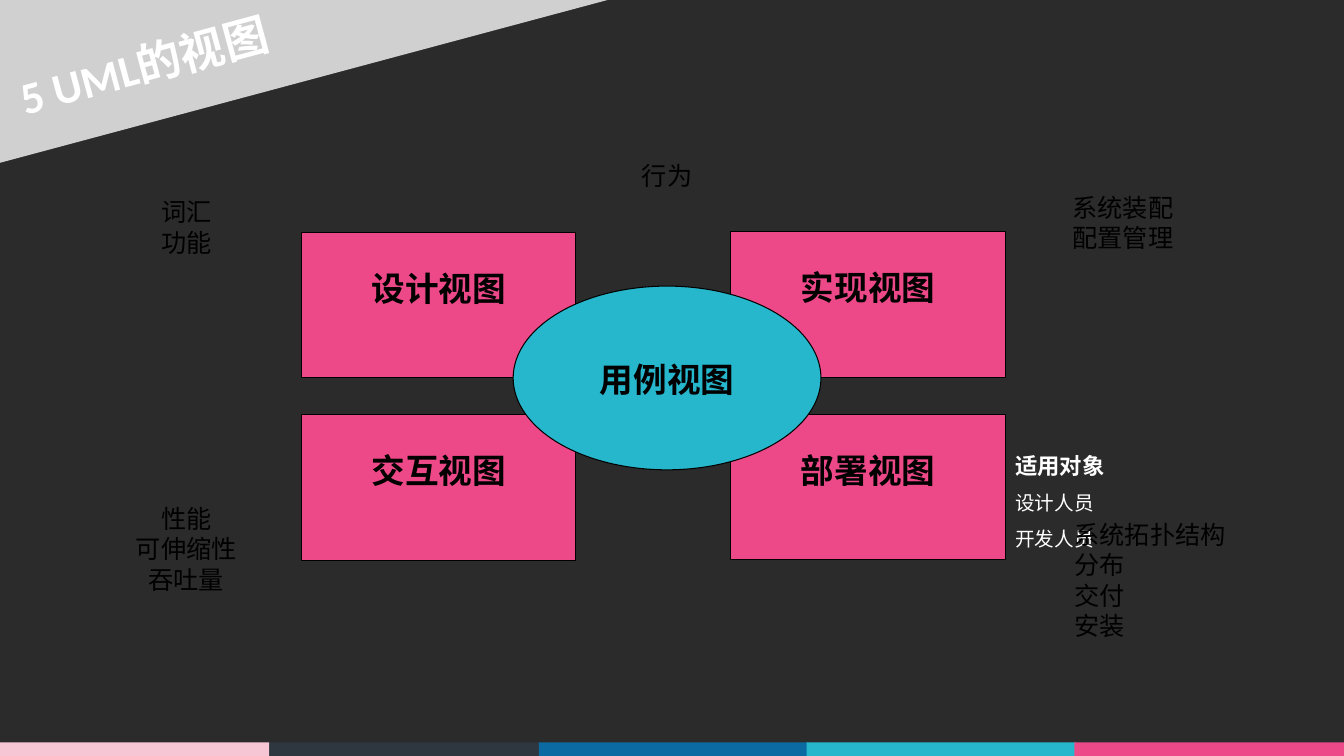
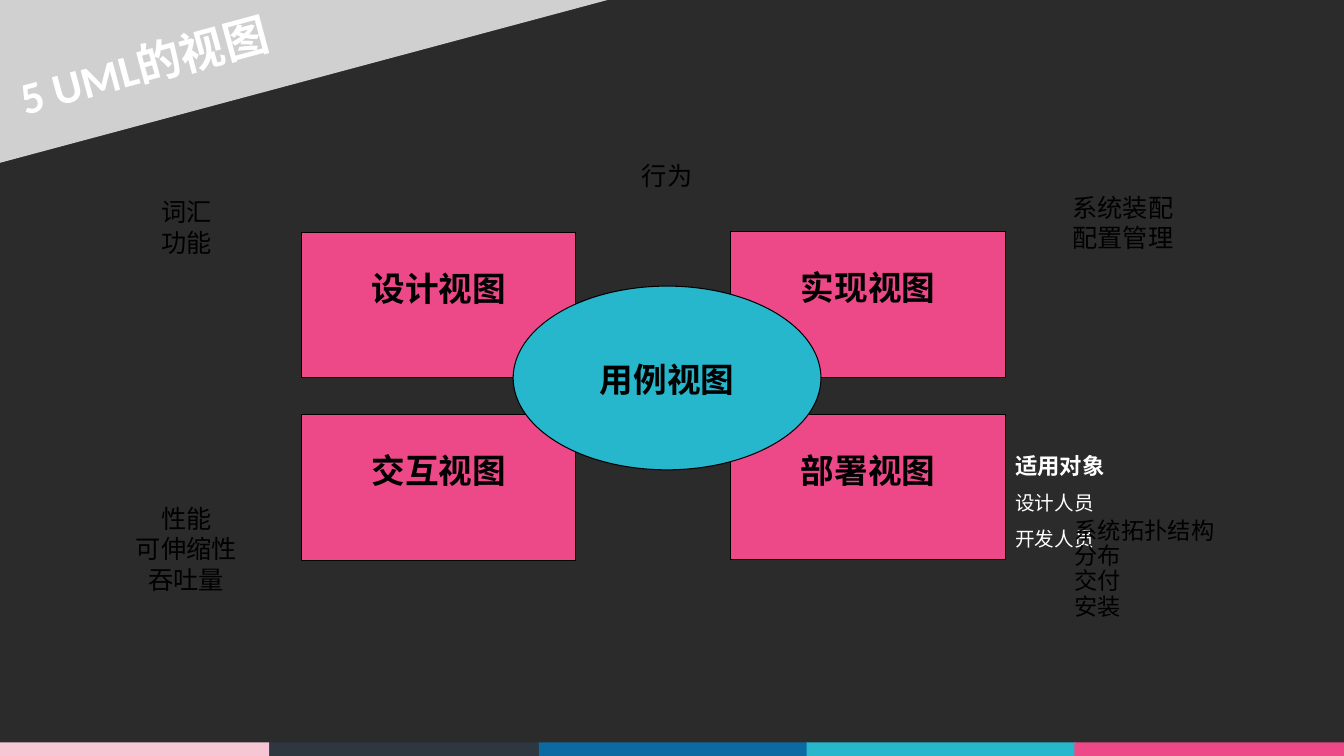
Before and after one commit to PRD2018-G03/PRD2018-G03-SoftwareEngineeringProject, a slide deck: slide 13 of 非受控文档/2_叶柏成/扁平小清新.ppt. Drawn at 1344x756 pixels with LibreOffice and Linux fonts; fonts in the diff are those of the drawing; grey boxes stand for pictures; background and template pictures are left out; a plain dark background stands for a picture behind light text. Boxes give left, top, right and bottom in pixels: in the first picture for what was removed or moved away, otherwise in the second. Text is boxed around its words. In the diff, an @@ line names an element or a change of style, - is before the commit and + after.

```diff
--- a/非受控文档/2_叶柏成/扁平小清新.ppt
+++ b/非受控文档/2_叶柏成/扁平小清新.ppt
@@ ellipse "系统拓扑结构" at box(1028, 496, 1274, 624): size 18 to 16.6 pt; line spacing 1 to 0.9 @@
```
Also in this commit, not shown: 4 other files.
